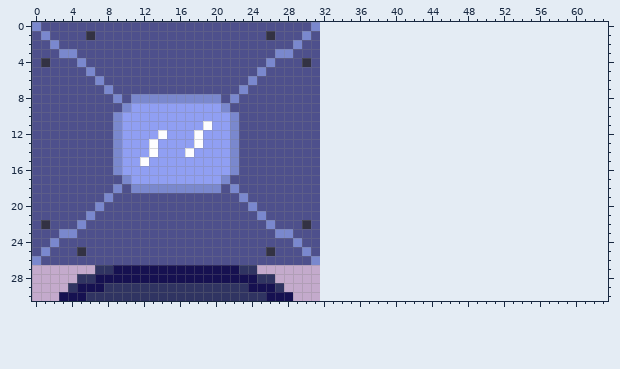
A pixel-art sprite gets an edit: android/assets/sorter.png. Above, as it was before the edit.
The file is 32x31 pixels. The old version is drawn lined up with the new one, on the new canvas.
New version:
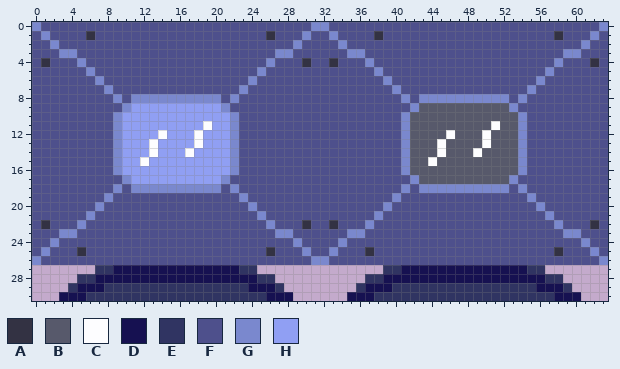
Palette (. is transparent): A #333243  B #57596b  C #fdfdff  D #161151  E #303462  F #4e508c  G #7a88ce  H #909ff3
Change:
canvas 32x31 -> 64x31
@@ x 30..63 @@
- 0 FG................................
- 1 GF................................
- 2 FF................................
- 3 FF................................
- 4 AF................................
- 5 FF................................
- 6 FF................................
- 7 FF................................
- 8 FF................................
- 9 FF................................
-10 FF................................
-11 FF................................
-12 FF................................
-13 FF................................
-14 FF................................
-15 FF................................
-16 FF................................
-17 FF................................
-18 FF................................
-19 FF................................
-20 FF................................
-21 FF................................
-22 AF................................
-23 FF................................
-24 FF................................
-25 GF................................
-26 FG................................
-27 ..................................
-28 ..................................
-29 ..................................
-30 ..................................
+ 0 FGGFFFFFFFFFFFFFFFFFFFFFFFFFFFFFFG
+ 1 GFFGFFFFAFFFFFFFFFFFFFFFFFFFAFFFGF
+ 2 FFFFGFFFFFFFFFFFFFFFFFFFFFFFFFFGFF
+ 3 FFFFFGGFFFFFFFFFFFFFFFFFFFFFFGGFFF
+ 4 AFFAFFFGFFFFFFFFFFFFFFFFFFFFGFFFAF
+ 5 FFFFFFFFGFFFFFFFFFFFFFFFFFFGFFFFFF
+ 6 FFFFFFFFFGFFFFFFFFFFFFFFFFGFFFFFFF
+ 7 FFFFFFFFFFGFFFFFFFFFFFFFFGFFFFFFFF
+ 8 FFFFFFFFFFFGFGGGGGGGGGGFGFFFFFFFFF
+ 9 FFFFFFFFFFFFGBBBBBBBBBBGFFFFFFFFFF
+10 FFFFFFFFFFFGBBBBBBBBBBBBGFFFFFFFFF
+11 FFFFFFFFFFFGBBBBBBBBBCBBGFFFFFFFFF
+12 FFFFFFFFFFFGBBBBCBBBCBBBGFFFFFFFFF
+13 FFFFFFFFFFFGBBBCBBBBCBBBGFFFFFFFFF
+14 FFFFFFFFFFFGBBBCBBBCBBBBGFFFFFFFFF
+15 FFFFFFFFFFFGBBCBBBBBBBBBGFFFFFFFFF
+16 FFFFFFFFFFFGBBBBBBBBBBBBGFFFFFFFFF
+17 FFFFFFFFFFFFGBBBBBBBBBBGFFFFFFFFFF
+18 FFFFFFFFFFFGFGGGGGGGGGGFGFFFFFFFFF
+19 FFFFFFFFFFGFFFFFFFFFFFFFFGFFFFFFFF
+20 FFFFFFFFFGFFFFFFFFFFFFFFFFGFFFFFFF
+21 FFFFFFFFGFFFFFFFFFFFFFFFFFFGFFFFFF
+22 AFFAFFFGFFFFFFFFFFFFFFFFFFFFGFFFAF
+23 FFFFFGGFFFFFFFFFFFFFFFFFFFFFFGGFFF
+24 FFFFGFFFFFFFFFFFFFFFFFFFFFFFFFFGFF
+25 GFFGFFFAFFFFFFFFFFFFFFFFFFFFAFFFGF
+26 FGGFFFFFFFFFFFFFFFFFFFFFFFFFFFFFFG
+27 .........EEDDDDDDDDDDDDDDEE.......
+28 .......EEDDDDDDDDDDDDDDDDDDEE.....
+29 ......EDDDEEEEEEEEEEEEEEEEDDDE....
+30 .....DDDEEEEEEEEEEEEEEEEEEEEDDD...
Where, in picture pixels (left, top, right, bottom), the same in both pictures:
added: (320, 22, 608, 301)
